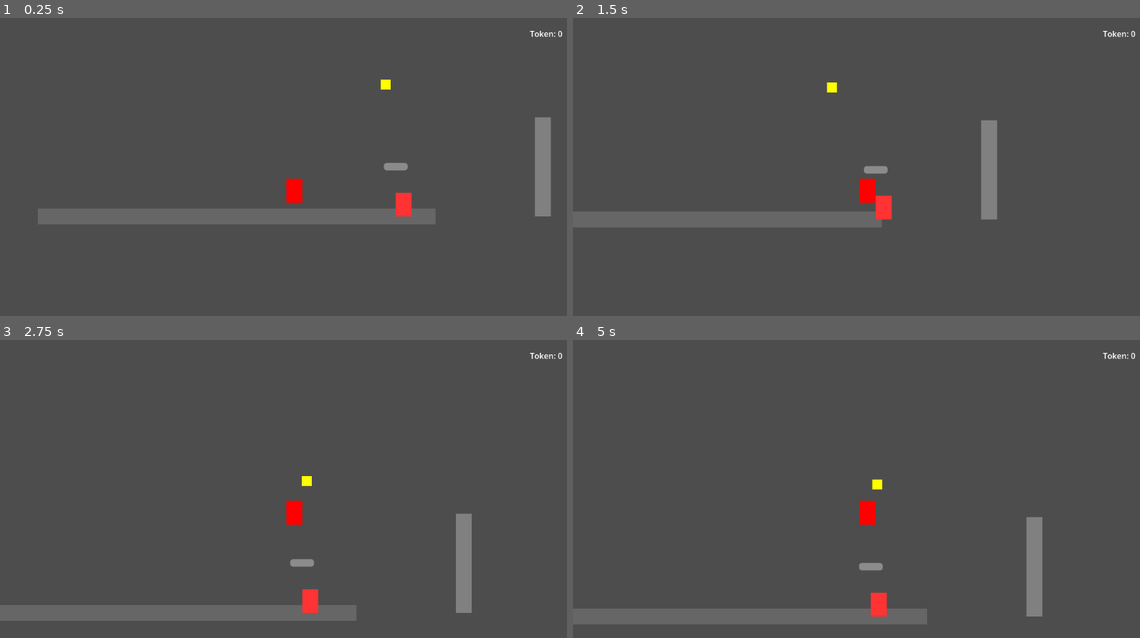
Above: before the commit, frames 1-4 (two rows, left to right).
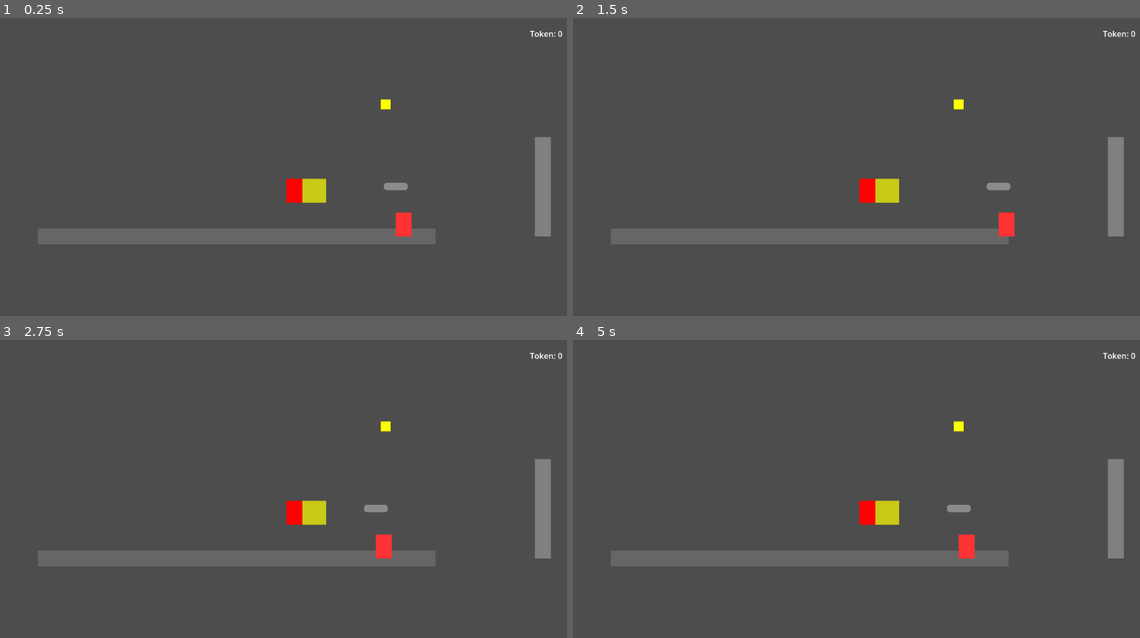
Above: after the commit, the same moments.

Repository: qq554597352/infinity-exe
Game: Godot game, scene res://scenes/levels/test_level.tscn
Two runs of this game, one before a commit and one after it. Both use one fixed random seed, a clock stepped at 60 frames per second and the inputs below.
Inputs:
- Up to frame 1 (0.25 s): no input
- Up to frame 2 (1.5 s): hold D (move_right) from 0.53 s (still down); tap J (attack) at 0.6, 1.35 s; tap Space (jump) at 0.77 s
- Up to frame 3 (2.75 s): tap Space (jump) at 1.52 s; release D (move_right) at 2.03 s; hold A (move_left) from 2.03 s (still down); tap E (grapple) at 2.1 s; tap J (attack) at 2.3 s
- Up to frame 4 (5 s): release A (move_left) at 2.78 s; hold D (move_right) 2.78-4.28 s; tap J (attack) at 2.85, 3.6, 4.55 s; tap Space (jump) at 3.02, 3.77, 4.52 s; hold A (move_left) from 4.28 s (still down); tap E (grapple) at 4.35 s

The runs differ from the first frame. In frame 1, 8.6% of the frame differs, in the area x 6-98%, y 20-76%; in frame 2, 9.3%; in frame 3, 9.8%; in frame 4, 9.8%, in the area x 0-98%, y 27-96%.
Error after the commit: Parse Error: Cannot infer the type of "to_enemy" variable because the value doesn't have a set type. (res://scripts/player/player_controller.gd:174)

Commit message:
fix: rewrite attack system using distance detection
- Remove Area2D hitbox, use direct distance check instead
- Add enemies to group for easier detection
- Add detailed debug output for attack range
- Add hit_player method for enemy collision

Engine: Godot 4.x

Diff:
--- a/scenes/player/player.tscn
+++ b/scenes/player/player.tscn
@@ -4,9 +4,6 @@
 
 [sub_resource type="RectangleShape2D" id="RectangleShape2D_x7p2l"]
 size = Vector2(32, 48)
-
-[sub_resource type="RectangleShape2D" id="RectangleShape2D_attack"]
-size = Vector2(50, 40)
 
 [node name="Player" type="CharacterBody2D"]
 collision_layer = 1
@@ -25,14 +22,6 @@
 offset_bottom = 48.0
 color = Color(1, 0, 0, 1)
 
-[node name="AttackHitbox" type="Area2D" parent="."]
-collision_layer = 0
-collision_mask = 2
-
-[node name="CollisionShape2D" type="CollisionShape2D" parent="AttackHitbox"]
-position = Vector2(40, 0)
-shape = SubResource("RectangleShape2D_attack")
-
 [node name="AttackEffect" type="ColorRect" parent="."]
 offset_left = 32.0
 offset_top = 0.0
--- a/scripts/enemies/patrol.gd
+++ b/scripts/enemies/patrol.gd
@@ -14,7 +14,6 @@
 
 var current_health: int
 var is_dead: bool = false
-var is_hurt: bool = false                 # 受伤状态
 
 @onready var health_bar: ProgressBar = $HealthBar
 @onready var sprite: ColorRect = $ColorRect
@@ -24,6 +23,9 @@
 	start_position = global_position
 	health_bar.max_value = max_health
 	health_bar.value = current_health
+
+	# 加入敌人组
+	add_to_group("enemies")
 
 func _physics_process(delta: float) -> void:
 	if is_dead:
@@ -38,11 +40,10 @@
 	if abs(distance_from_start) >= patrol_distance:
 		move_direction *= -1  # 反向
 
-	# 检测与玩家的碰撞
-	for i in range(get_slide_collision_count()):
-		var collision = get_slide_collision(i)
-		if collision.get_collider() is PlayerController:
-			collision.get_collider().take_damage(damage)
+func hit_player(player: PlayerController) -> void:
+	if is_dead:
+		return
+	player.take_damage(damage)
 
 func take_damage(amount: int) -> void:
 	if is_dead:
@@ -52,27 +53,20 @@
 	health_bar.value = current_health
 	print("敌人受伤！剩余生命: ", current_health)
 
-	# 受伤效果 - 闪烁
+	# 受伤效果
 	_hurt_effect()
 
 	if current_health <= 0:
 		die()
 
 func _hurt_effect() -> void:
-	is_hurt = true
-	# 改变颜色为白色表示受伤
 	sprite.color = Color(1, 1, 1, 1)
-
-	# 等待后恢复
 	await get_tree().create_timer(0.1).timeout
 	sprite.color = Color(1, 0.2, 0.2, 1)
-	is_hurt = false
 
 func die() -> void:
 	is_dead = true
 	print("敌人死亡！获得 ", token_drop, " Token")
-	# 通知GameManager增加Token
 	if GameManager:
 		GameManager.add_token(token_drop)
-	# 移除敌人
 	queue_free()
--- a/scripts/player/player_controller.gd
+++ b/scripts/player/player_controller.gd
@@ -28,18 +28,16 @@
 # 攻击参数
 @export var attack_cooldown: float = 0.3       # 攻击冷却时间
 @export var attack_damage: int = 1             # 攻击伤害
+@export var attack_range: float = 80.0         # 攻击范围
 var can_attack: bool = true                    # 能否攻击
 var is_attacking: bool = false                 # 是否正在攻击
 var facing_direction: int = 1                  # 面向方向（1=右，-1=左）
 
 # 攻击特效
-@onready var attack_hitbox: Area2D = $AttackHitbox
 @onready var attack_effect: ColorRect = $AttackEffect
 
 func _ready() -> void:
 	current_health = max_health
-	# 禁用攻击判定区域的碰撞（用于攻击）
-	attack_hitbox.monitoring = false
 	# 攻击特效默认隐藏
 	attack_effect.visible = false
 
@@ -100,6 +98,18 @@
 	# 8. 应用移动
 	move_and_slide()
 
+	# 9. 检测与敌人的碰撞
+	_check_enemy_collision()
+
+func _check_enemy_collision() -> void:
+	# 获取场景中所有敌人
+	var enemies = get_tree().get_nodes_in_group("enemies")
+	for enemy in enemies:
+		var distance := global_position.distance_to(enemy.global_position)
+		if distance < 30:  # 碰撞距离
+			if not invincible:
+				enemy.hit_player(self)
+
 func take_damage(amount: int) -> void:
 	if invincible or current_health <= 0:
 		return
@@ -117,9 +127,7 @@
 
 func die() -> void:
 	print("玩家死亡！")
-	# 重置Token和技能
 	GameManager.reset_token()
-	# 后续可以添加死亡界面
 
 func heal(amount: int) -> void:
 	current_health = min(current_health + amount, max_health)
@@ -131,18 +139,11 @@
 	# 显示攻击特效
 	_show_attack_effect()
 
-	# 启用攻击判定
-	attack_hitbox.monitoring = true
-
-	# 等待一帧让碰撞检测生效
-	await get_tree().process_frame
-
-	# 尝试对区域内的敌人造成伤害
+	# 使用射线检测敌人
 	_attempt_damage()
 
-	# 短暂等待后关闭
-	await get_tree().create_timer(0.05).timeout
-	attack_hitbox.monitoring = false
+	# 等待攻击动画
+	await get_tree().create_timer(0.2).timeout
 	can_attack = true
 	is_attacking = false
 
@@ -152,22 +153,36 @@
 	attack_effect.visible = true
 
 	# 等待一小段时间后隐藏
-	await get_tree().create_timer(0.1).timeout
+	await get_tree().create_timer(0.15).timeout
 	attack_effect.visible = false
 
 func _attempt_damage() -> void:
-	var bodies = attack_hitbox.get_overlapping_bodies()
-	print("攻击范围内有: ", bodies.size(), " 个物体")
-	for body in bodies:
-		print("攻击到: ", body.name)
-		if body.has_method("take_damage"):
-			body.take_damage(attack_damage)
-			print("造成伤害: ", attack_damage)
+	# 攻击方向
+	var attack_pos := global_position + Vector2(attack_range / 2 * facing_direction, 0)
+
+	# 获取场景中所有敌人
+	var enemies = get_tree().get_nodes_in_group("enemies")
+	print("检测到敌人数量: ", enemies.size())
+
+	for enemy in enemies:
+		var distance := global_position.distance_to(enemy.global_position)
+		print("敌人距离: ", distance, " 攻击范围: ", attack_range)
+
+		# 检查是否在攻击范围内
+		if distance < attack_range:
+			# 检查敌人是否在攻击方向上
+			var to_enemy := enemy.global_position - global_position
+			var dot_product := to_enemy.normalized().dot(Vector2.RIGHT * facing_direction)
+
+			print("攻击方向点积: ", dot_product)
+
+			if dot_product > 0.3:  # 敌人在攻击方向上
+				print("攻击到敌人: ", enemy.name)
+				if enemy.has_method("take_damage"):
+					enemy.take_damage(attack_damage)
 
 func _try_start_grapple() -> void:
-	# 查找范围内的钩爪点
 	var grapple_points = get_tree().get_nodes_in_group("grapple_points")
-
 	if grapple_points.is_empty():
 		return
 
@@ -186,14 +201,10 @@
 		velocity = Vector2.ZERO
 
 func _grapple_update(delta: float) -> void:
-	# 指向目标点的方向
 	var direction := (grapple_target - global_position).normalized()
-
-	# 拉向目标点
 	velocity = direction * grapple_speed
 	move_and_slide()
 
-	# 到达目标点或碰到障碍物时停止
 	var distance_to_target := global_position.distance_to(grapple_target)
 	if distance_to_target < 30 or is_on_wall() or is_on_floor():
 		is_grappling = false
